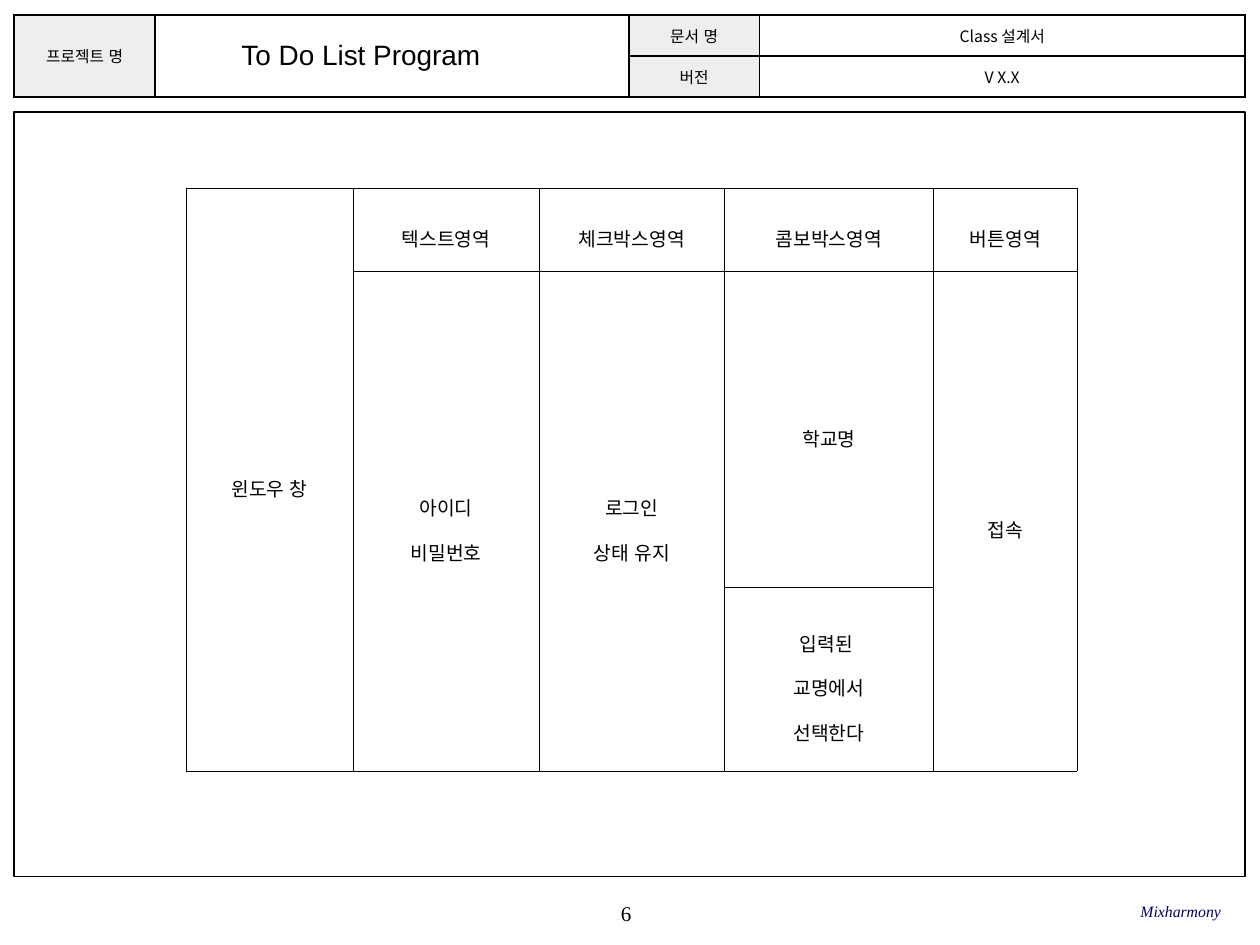
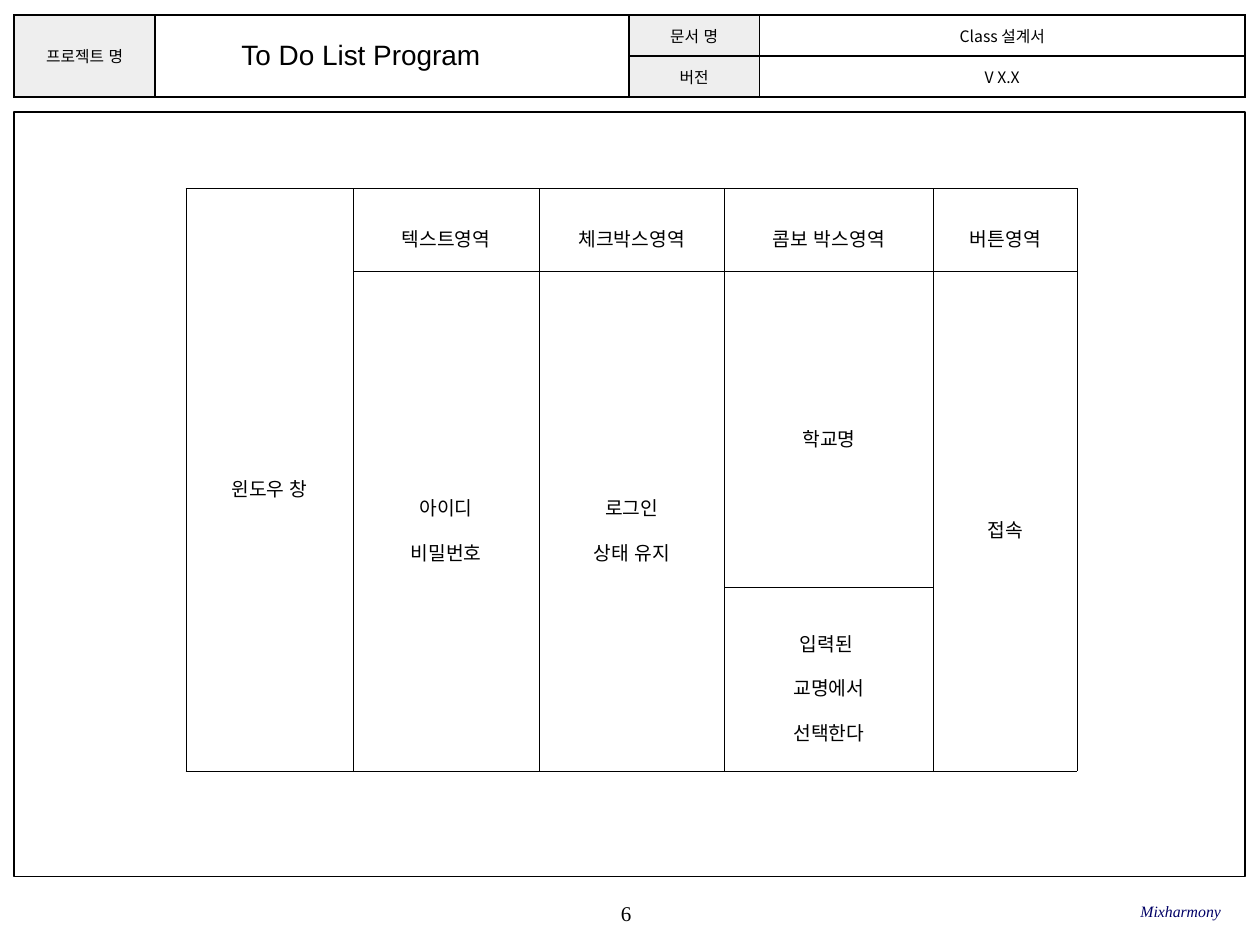
Before and after one commit to SE-admin/SE2017_2_mixharmony, a slide deck: slide 6 of doc/3_ 설계서/Class Design.pptx. Drawn at 1260x945 pixels with LibreOffice and Linux fonts; fonts in the diff are those of the drawing; background and template pictures are left out. Boxes give left, top, right and bottom in pixels: in the first picture for what was removed or moved away, otherwise in the second. Text is boxed around its words. In the diff, an @@ line names an element or a change of style, - is before the commit and + after.

```diff
--- a/doc/3_ 설계서/Class Design.pptx
+++ b/doc/3_ 설계서/Class Design.pptx
@@ table at <box>185,189,1076,771</box> @@
-row 1, column 4: 콤보박스영역
+row 1, column 4: 콤보 박스영역
```
Also in this commit, not shown: 12 other slides changed.
